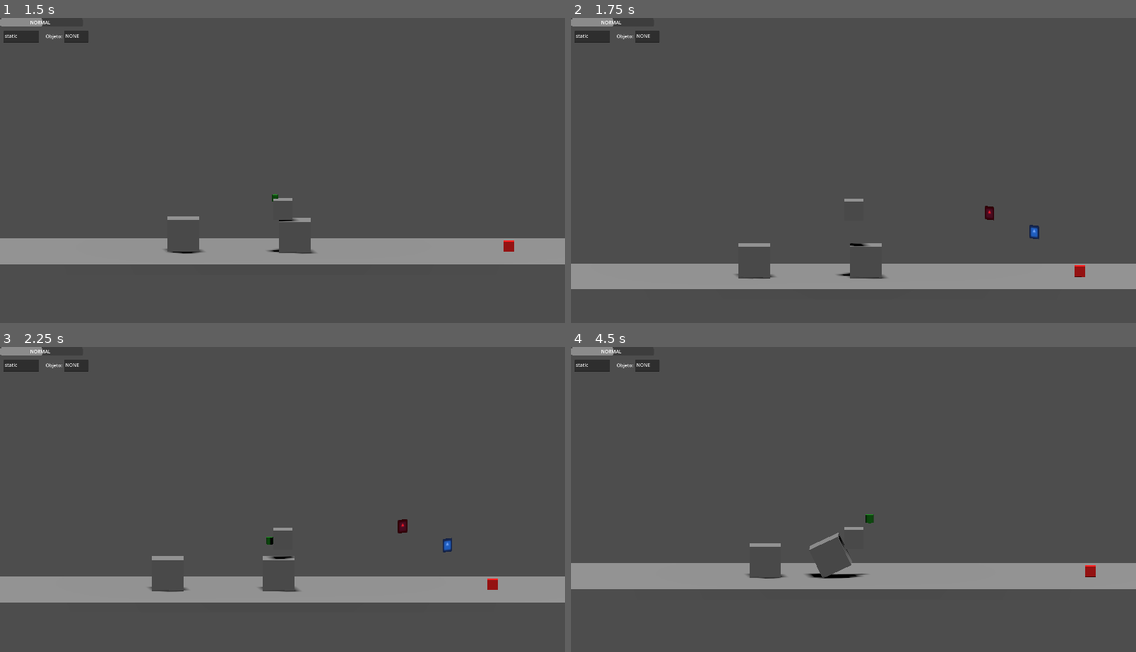
Above: before the commit, frames 1-4 (two rows, left to right).
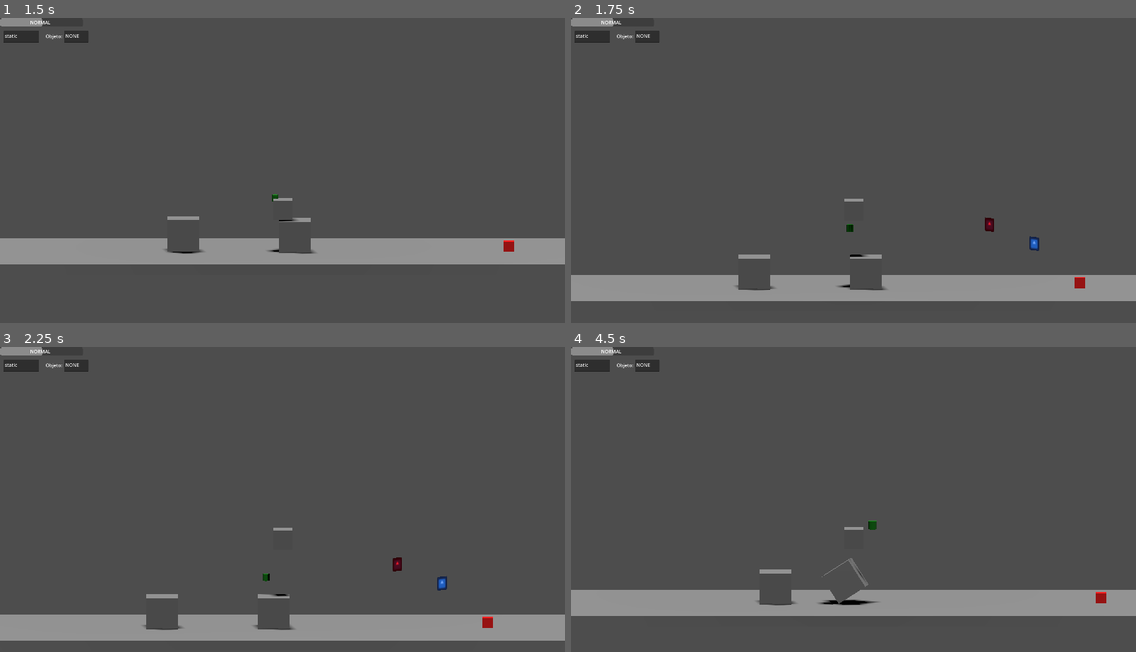
Above: after the commit, the same moments.

Repository: Isaac-Salas/GameOff2023
Game: Godot game, scene res://Levels/LevelTest.tscn
The game is run twice, just before and just after one commit, with the same random seed, the same clock (stepped at 60 frames per second) and the same inputs. The engine's default icon, where the game draws it, is replaced by a stand-in: a white triangle on a blue panel in a dark square.
Inputs:
- Up to frame 1 (1.5 s): tap Enter (ui_accept) at 0.5, 0.6, 0.77, 1.07 s; hold Right (ui_right) 0.53-1.28 s; hold Down (ui_down) from 1.28 s (still down); tap X at 1.35 s
- Up to frame 2 (1.75 s): keep holding Down (ui_down); tap Enter (ui_accept) at 1.52, 1.55 s
- Up to frame 3 (2.25 s): tap Enter (ui_accept) at 1.82 s; release Down (ui_down) at 2.03 s; hold Right (ui_right) from 2.03 s (still down); hold Z from 2.03 s (still down)
- Up to frame 4 (4.5 s): tap Enter (ui_accept) at 2.3, 3.02, 3.05, 3.32, 3.6, 3.77, 4.07 s; release Right (ui_right) at 2.78 s; release Z at 2.78 s; hold Up (ui_up) 2.78-3.53 s; tap C at 2.85 s; hold Left (ui_left) from 3.53 s (still down); tap X at 4.35 s

Frame 1 is identical in both runs. In frame 2, 8.3% of the frame differs, in the area x 0-100%, y 61-93%; in frame 3, 16%; in frame 4, 16%, in the area x 0-100%, y 54-89%.

Commit message:
Movement Fix
Fixed the calculations for jump velocity and speed, rounding their values and making sure they get restored to the default when entering NORMAL and BIG states

Diff:
--- a/Player/PlayerTest.gd
+++ b/Player/PlayerTest.gd
@@ -8,6 +8,7 @@
 var rate = 0.02
 
 func _physics_process(delta):
+	print("Jumpvel:",GlobalVar.JUMP_VELOCITY, "Vel:",GlobalVar.SPEED)
 	position.z == 0
 	var pos = get_node(".").position
 	#Updating the label
@@ -20,10 +21,6 @@
 	else:
 		GlobalVar.CURRENT = "BIG"
 
-
-	if not GlobalVar.state == "static" and GlobalVar.sizefactor <= 1:
-		GlobalVar.SPEED = 10 / (0.44 + GlobalVar.sizefactor)
-		GlobalVar.JUMP_VELOCITY = 20 / (0.44 + GlobalVar.sizefactor)
 
 
 	#Peruvian Scaling
@@ -59,8 +56,12 @@
 	# Handle Jump.
 	if Input.is_action_just_pressed("ui_accept") and is_on_floor():
 		velocity.y = GlobalVar.JUMP_VELOCITY
-		if GlobalVar.sizefactor>3:
-			velocity.y = GlobalVar.JUMP_VELOCITY
+
+	# Speed and Jump velocity tweaks when shrinking or getting big
+	if not GlobalVar.CURRENT == "NORMAL" and GlobalVar.sizefactor < 1:
+		GlobalVar.SPEED = snapped(10 / (0.4 + GlobalVar.sizefactor), 1)
+		GlobalVar.JUMP_VELOCITY =snapped( 20 / (0.4 + GlobalVar.sizefactor),1 )
+
 
 
 	# Get the input direction and handle the movement/deceleration.
